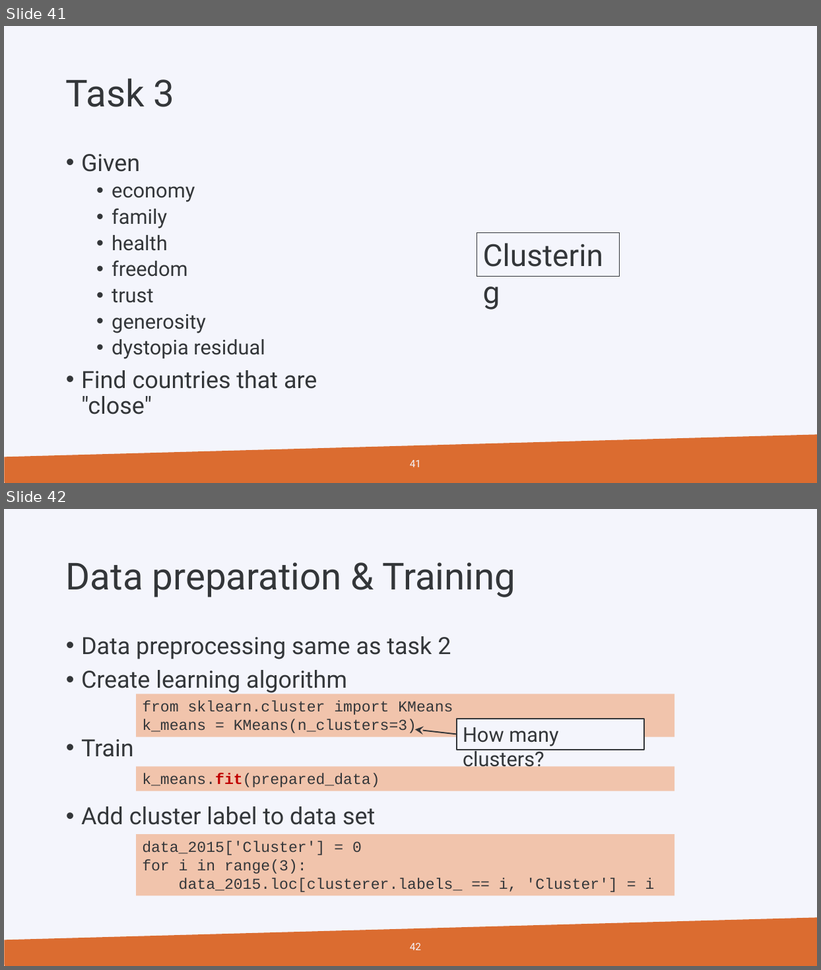
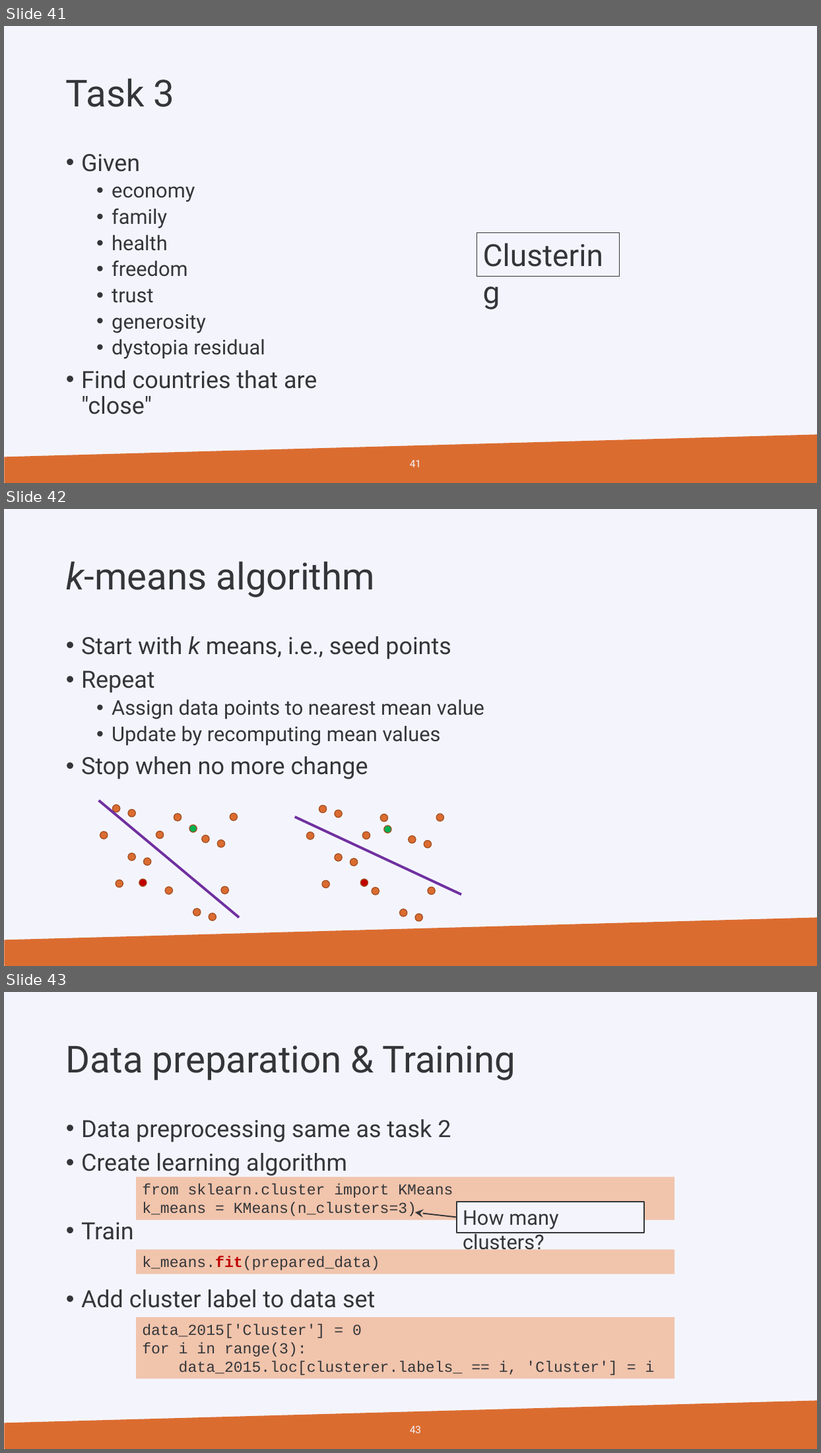
Before and after one commit to gjbex/Machine-learning-with-Python, a slide deck: python_for_machine_learning.pptx. Shown one above the other, each under a label of ours: slides 41 and 42 before the commit, slides 41, 42 and 43 after it. The pictures are 821x970 and 821x1453 pixels, drawn with LibreOffice and Linux fonts; fonts in the diff are those of the drawing; background and template pictures are left out. Boxes give left, top, right and bottom in pixels: in the first picture for what was removed or moved away, otherwise in the second. Text is boxed around its words. In the diff, an @@ line names an element or a change of style, - is before the commit and + after.

Commit message:
Move k-means slide into main presentation

```diff
--- a/python_for_machine_learning.pptx
+++ b/python_for_machine_learning.pptx
@@ slide 42 added at <box>4,509,817,966</box>, background #F4F5FC; not listed: 1 template element that a slide beside it also shows @@
@@ title added at <box>66,561,375,597</box>, 44 pt, text #333639 @@
+k-means algorithm
@@ text added at <box>81,636,484,780</box>, 24 pt, text #333639 @@
+• Start with k means, i.e., seed points
+• Repeat
+  • Assign data points to nearest mean value
+  • Update by recomputing mean values
+• Stop when no more change
@@ line added from (98, 801) to (239, 918), #7030A0 3 pt @@
@@ ellipse added at <box>113,805,120,812</box>, fill #DB6C30, outline #A25024 1 pt @@
@@ ellipse added at <box>128,810,135,817</box>, fill #DB6C30, outline #A25024 1 pt @@
@@ ellipse added at <box>174,814,182,821</box>, fill #DB6C30, outline #A25024 1 pt @@
@@ ellipse added at <box>189,825,197,832</box>, fill #00B050, outline #A25024 1 pt @@
@@ ellipse added at <box>230,813,237,821</box>, fill #DB6C30, outline #A25024 1 pt @@
@@ line added from (295, 817) to (461, 895), #7030A0 3 pt @@
@@ ellipse added at <box>100,832,108,839</box>, fill #DB6C30, outline #A25024 1 pt @@
@@ ellipse added at <box>156,832,163,839</box>, fill #DB6C30, outline #A25024 1 pt @@
@@ ellipse added at <box>201,835,209,843</box>, fill #DB6C30, outline #A25024 1 pt @@
@@ ellipse added at <box>217,840,225,848</box>, fill #DB6C30, outline #A25024 1 pt @@
@@ ellipse added at <box>384,826,391,833</box>, fill #00B050, outline #A25024 1 pt @@
@@ ellipse added at <box>128,854,135,861</box>, fill #DB6C30, outline #A25024 1 pt @@
@@ ellipse added at <box>144,858,151,865</box>, fill #DB6C30, outline #A25024 1 pt @@
@@ ellipse added at <box>116,881,123,888</box>, fill #DB6C30, outline #A25024 1 pt @@
@@ ellipse added at <box>139,879,147,887</box>, fill #C00000, outline #A25024 1 pt @@
@@ ellipse added at <box>361,879,368,887</box>, fill #C00000, outline #A25024 1 pt @@
@@ ellipse added at <box>165,887,172,894</box>, fill #DB6C30, outline #A25024 1 pt @@
@@ ellipse added at <box>221,887,228,894</box>, fill #DB6C30, outline #A25024 1 pt @@
@@ group added at <box>306,805,444,921</box>: 15 ellipses @@
@@ ellipse added at <box>193,909,201,916</box>, fill #DB6C30, outline #A25024 1 pt @@
@@ ellipse added at <box>209,914,217,921</box>, fill #DB6C30, outline #A25024 1 pt @@
@@ what was slide 42 is now slide 43 @@
@@ page number at <box>410,1426,421,1434</box>: text changed @@
-42
+43
```
Also in this commit, not shown: 1 other file.
